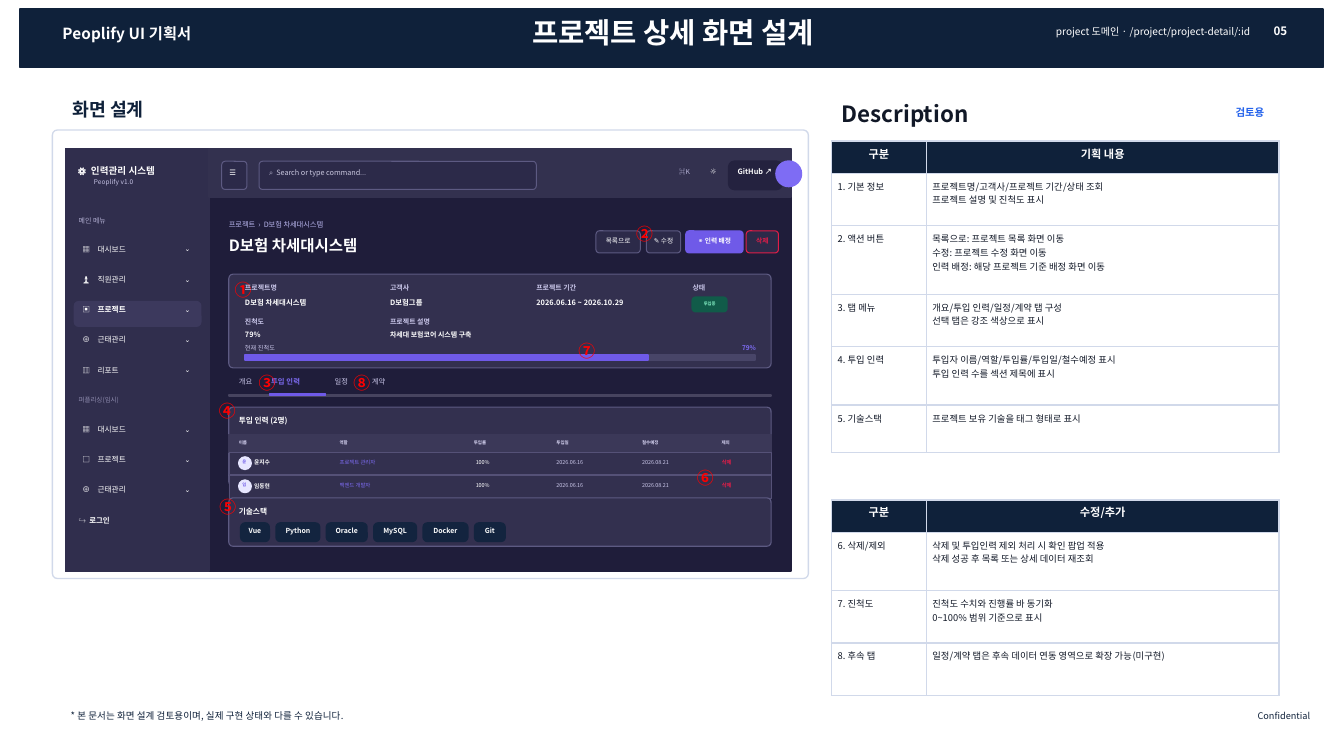
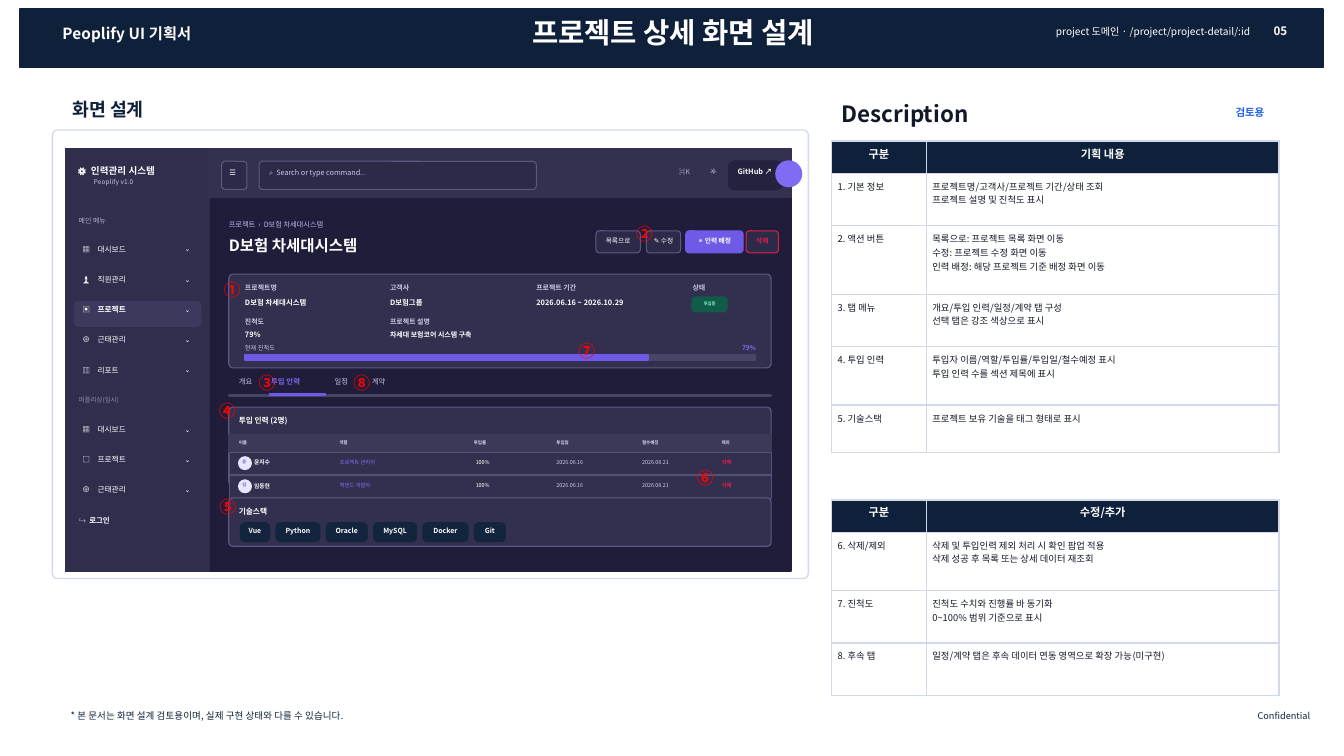
Before and after one commit to axiom-redsky/react-app-peoplify, a slide deck: slide 14 of plan/react-app-peoplify-ui.pptx (slide 13 before the commit). Drawn at 1344x756 pixels with LibreOffice and Linux fonts; fonts in the diff are those of the drawing. Boxes give left, top, right and bottom in pixels: in the first picture for what was removed or moved away, otherwise in the second. Text is boxed around its words. In the diff, an @@ line names an element or a change of style, - is before the commit and + after.

```diff
--- a/plan/react-app-peoplify-ui.pptx
+++ b/plan/react-app-peoplify-ui.pptx
@@ text "①" moved from (x1=235, y1=281, x2=252, y2=301) to (x1=224, y1=279, x2=241, y2=301) @@
```
Also in this commit, not shown: 1 other slide changed, 2 slides added, 6 other files.
